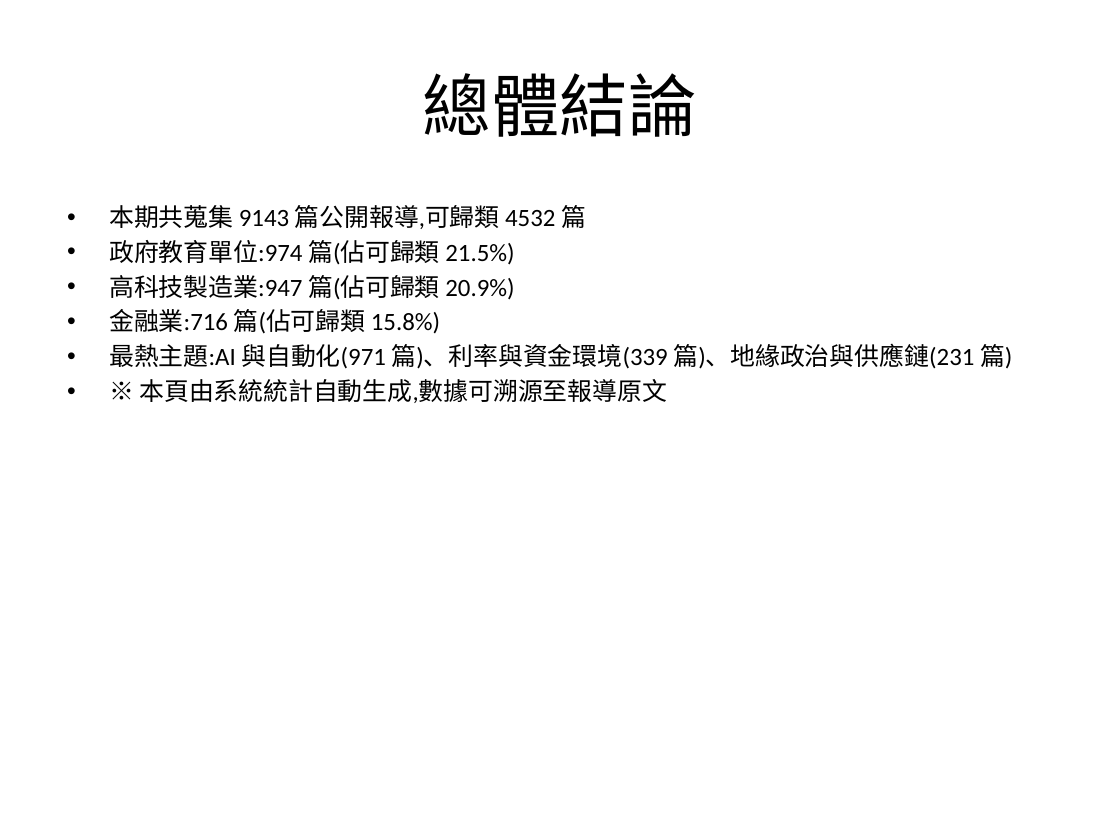
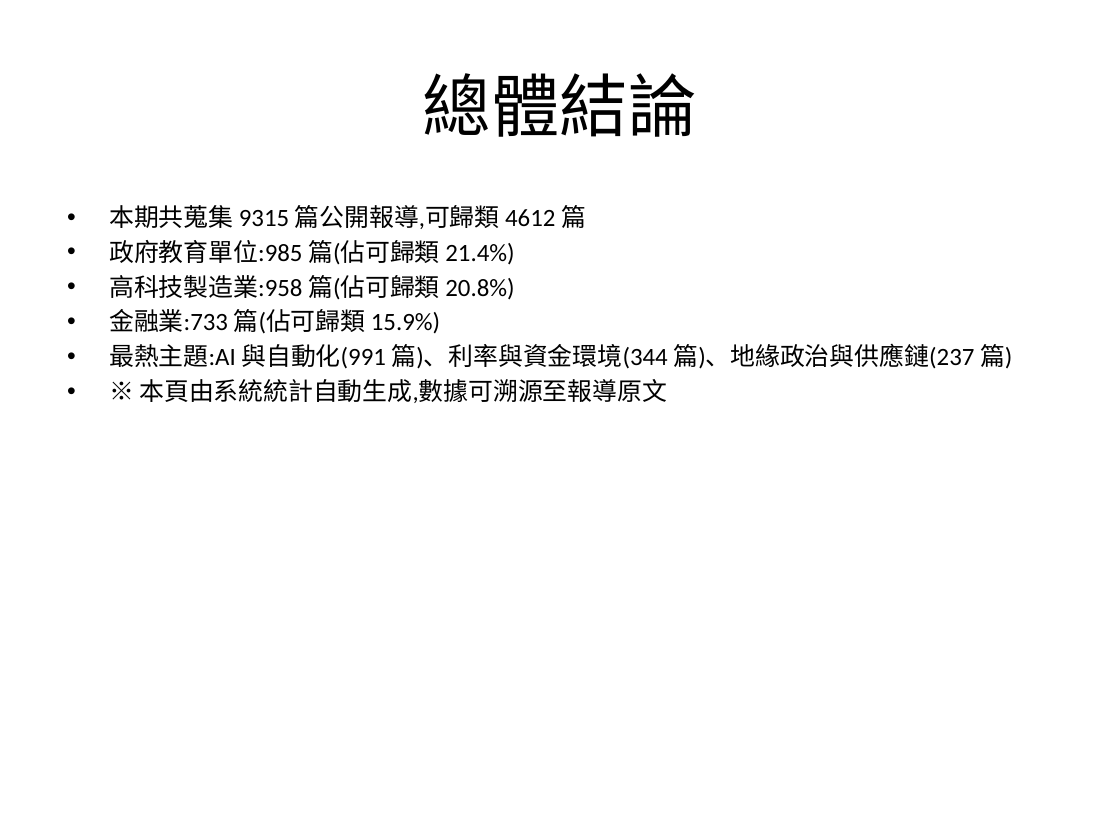
Before and after one commit to AndyChen825/industry-monitor, a slide deck: slide 2 of docs/reports/台灣產業趨勢監測週報_2026-09-28_2026-10-05.pptx. Drawn at 1120x840 pixels with LibreOffice and Linux fonts; fonts in the diff are those of the drawing. Boxes give left, top, right and bottom in pixels: in the first picture for what was removed or moved away, otherwise in the second. Text is boxed around its words. In the diff, an @@ line names an element or a change of style, - is before the commit and + after.

```diff
--- a/docs/reports/台灣產業趨勢監測週報_2026-09-28_2026-10-05.pptx
+++ b/docs/reports/台灣產業趨勢監測週報_2026-09-28_2026-10-05.pptx
@@ text at bbox=[109, 205, 1012, 369]: text changed @@
-• 本期共蒐集 9143 篇公開報導,可歸類 4532 篇
-• 政府教育單位:974 篇(佔可歸類 21.5%)
-• 高科技製造業:947 篇(佔可歸類 20.9%)
-• 金融業:716 篇(佔可歸類 15.8%)
-• 最熱主題:AI 與自動化(971 篇)、利率與資金環境(339 篇)、地緣政治與供應鏈(231 篇)
+• 本期共蒐集 9315 篇公開報導,可歸類 4612 篇
+• 政府教育單位:985 篇(佔可歸類 21.4%)
+• 高科技製造業:958 篇(佔可歸類 20.8%)
+• 金融業:733 篇(佔可歸類 15.9%)
+• 最熱主題:AI 與自動化(991 篇)、利率與資金環境(344 篇)、地緣政治與供應鏈(237 篇)
```
Also in this commit, not shown: 3 other slides changed, 6 other files.
